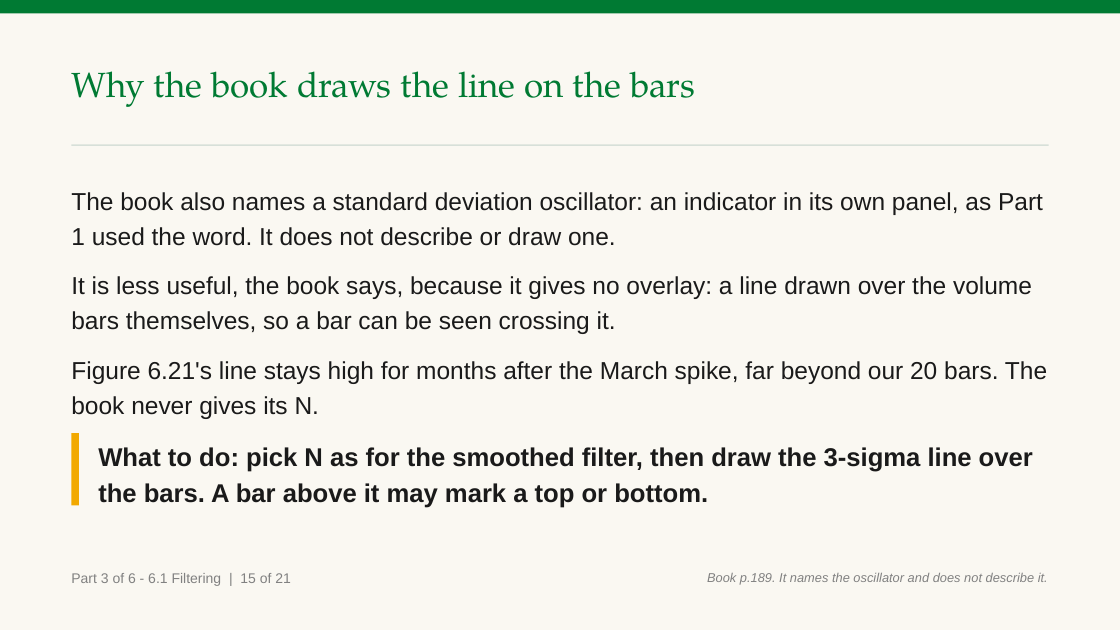
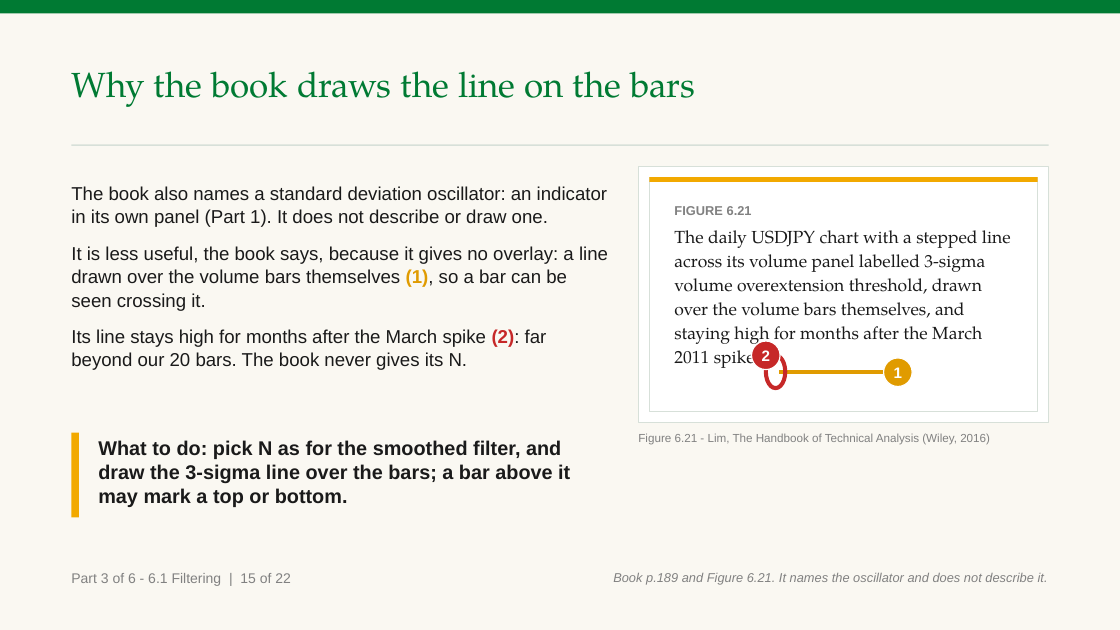
Before and after one commit to benjiesotelo-sudo/Telos_FIN1209, a slide deck: slide 68 of chapter-06/FIN1209-Chapter-06-Student-Edition.pptx (slide 77 before the commit). Drawn at 1120x630 pixels with LibreOffice and Linux fonts; fonts in the diff are those of the drawing. Boxes give left, top, right and bottom in pixels: in the first picture for what was removed or moved away, otherwise in the second. Text is boxed around its words. In the diff, an @@ line names an element or a change of style, - is before the commit and + after.

```diff
--- a/chapter-06/FIN1209-Chapter-06-Student-Edition.pptx
+++ b/chapter-06/FIN1209-Chapter-06-Student-Edition.pptx
@@ rectangle added at (x1=639, y1=166, x2=1049, y2=423), fill #FFFFFF, outline #D7E0D9 1 pt @@
@@ rectangle added at (x1=649, y1=177, x2=1038, y2=412), fill #FFFFFF, outline #D7E0D9 1 pt @@
@@ rectangle added at (x1=649, y1=177, x2=1038, y2=182), fill #F2A900 @@
@@ text at (x1=71, y1=186, x2=608, y2=370): text changed; size 21 to 16 pt @@
-The book also names a standard deviation oscillator: an indicator in its own panel, as Part 1 used the word. It does not describe or draw one.
-It is less useful, the book says, because it gives no overlay: a line drawn over the volume bars themselves, so a bar can be seen crossing it.
-Figure 6.21's line stays high for months after the March spike, far beyond our 20 bars. The book never gives its N.
+The book also names a standard deviation oscillator: an indicator in its own panel (Part 1). It does not describe or draw one.
+It is less useful, the book says, because it gives no overlay: a line drawn over the volume bars themselves (1), so a bar can be seen crossing it.
+Its line stays high for months after the March spike (2): far beyond our 20 bars. The book never gives its N.
@@ text added at (x1=674, y1=206, x2=1011, y2=368), 15 pt, text #1A1A1A @@
+FIGURE 6.21
+The daily USDJPY chart with a stepped line across its volume panel labelled 3-sigma volume overextension threshold, drawn over the volume bars themselves, and staying high for months after the March 2011 spike.
@@ ellipse added at (x1=752, y1=341, x2=781, y2=370), fill #C62828, outline #FFFFFF 1 pt, 13 pt, text #FFFFFF, bold @@
+2
@@ ellipse added at (x1=766, y1=355, x2=786, y2=388), outline #C62828 3.5 pt @@
@@ ellipse added at (x1=884, y1=358, x2=912, y2=386), fill #E09B00, outline #FFFFFF 1 pt, 13 pt, text #FFFFFF, bold @@
+1
@@ line added from (780, 372) to (898, 372), #E09B00 3.5 pt @@
@@ rectangle resized from (x1=71, y1=433, x2=79, y2=505) to (x1=71, y1=433, x2=79, y2=518) @@
@@ text at (x1=98, y1=440, x2=570, y2=507): text changed; size 22 to 17 pt @@
-What to do: pick N as for the smoothed filter, then draw the 3-sigma line over the bars. A bar above it may mark a top or bottom.
+What to do: pick N as for the smoothed filter, and draw the 3-sigma line over the bars; a bar above it may mark a top or bottom.
@@ text added at (x1=638, y1=433, x2=990, y2=445), 10 pt, text #818181 @@
+Figure 6.21 - Lim, The Handbook of Technical Analysis (Wiley, 2016)
@@ text at (x1=71, y1=573, x2=291, y2=586): text changed @@
-Part 3 of 6 - 6.1 Filtering | 15 of 21
+Part 3 of 6 - 6.1 Filtering | 15 of 22
@@ text at (x1=613, y1=573, x2=1048, y2=585): text changed @@
-Book p.189. It names the oscillator and does not describe it.
+Book p.189 and Figure 6.21. It names the oscillator and does not describe it.
```
Also in this commit, not shown: 97 other slides changed, 2 slides added, 9 slides removed, 2 other files.
